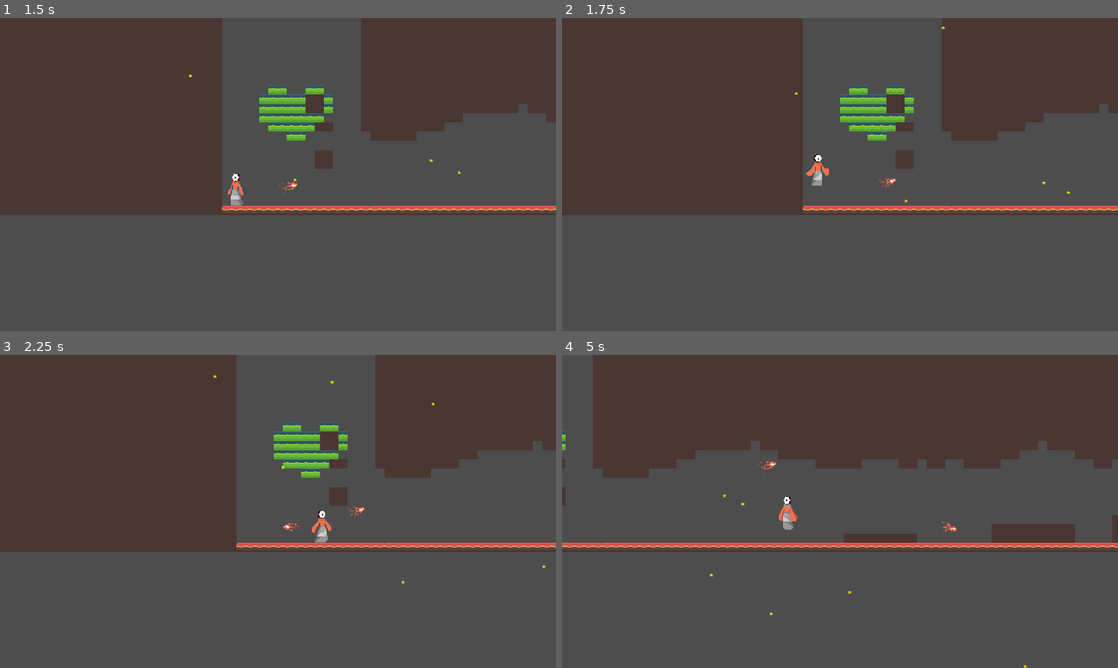
Above: before the commit, frames 1-4 (two rows, left to right).
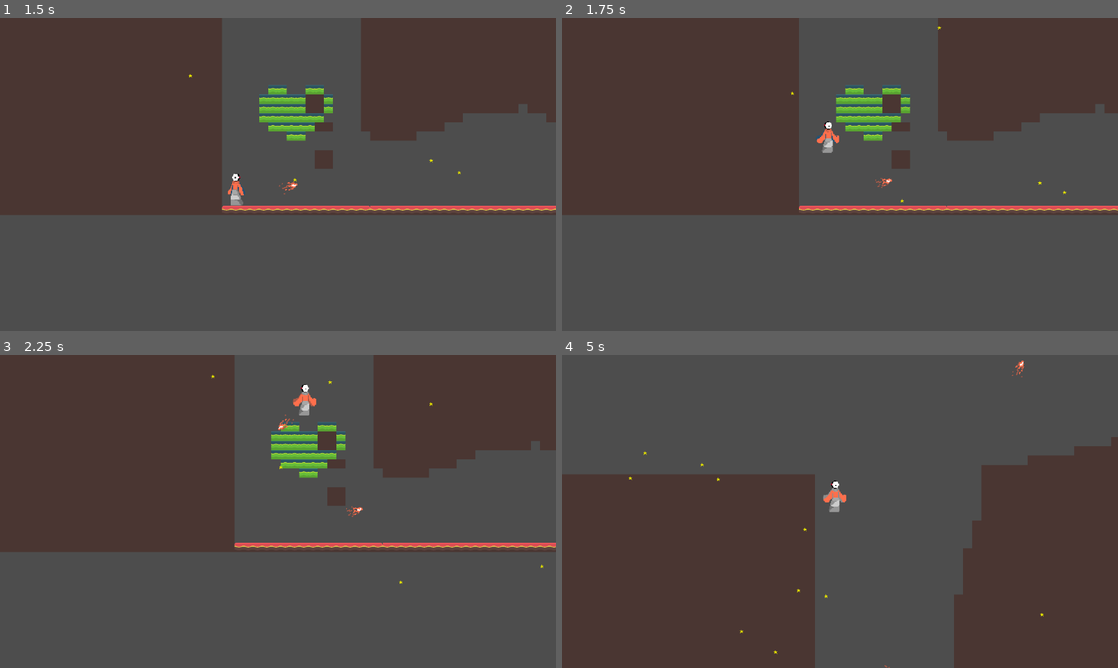
Above: after the commit, the same moments.

Repository: unsaltedkale/Quilt
Game: Godot game, scene res://TitleScreen.tscn
Same seed, same stepped clock (60 frames per second), same inputs: the game is played once before the commit and once after it. The engine's default icon, where the game draws it, is replaced by a stand-in: a white triangle on a blue panel in a dark square. Sound files missing from this copy of the repository are replaced by a short silence.
Inputs (mouse positions are in pixels of both pictures, inside the frame that each line leads up to):
- Up to frame 1 (1.5 s): click "PLAY" at 0.5 s; move the mouse to (400, 158) at 1.27 s; hold D (move_right) from 1.28 s (still down); click (400, 158) at 1.35 s
- Up to frame 2 (1.75 s): keep holding D (move_right); tap Space (jump) at 1.52 s; tap S (crouch, bound only after the commit) at 1.55 s
- Up to frame 3 (2.25 s): keep holding D (move_right); tap Space (jump) at 1.82 s; move the mouse to (166, 527) at 2.02 s; tap S (crouch, bound only after the commit) at 2.1 s; click (166, 527) at 2.17 s
- Up to frame 4 (5 s): tap Space (jump) at 2.27, 2.3, 2.57, 2.85, 3.77, 4.07, 4.52, 4.55, 4.82 s; move the mouse to (895, 442) at 2.77 s; release D (move_right) at 2.78 s; hold A (move_left) 2.78-3.53 s; click (895, 442) at 3.05 s; move the mouse to (812, 574) at 3.52 s; hold D (move_right) from 3.53 s (still down); click (812, 574) at 3.6 s; tap S (crouch, bound only after the commit) at 3.8 s; move the mouse to (1006, 558) at 4.27 s; tap E (interact) at 4.35 s; click (1006, 558) at 4.42 s

Frame 1 is identical in both runs. In frame 2, 2.2% of the frame differs, in the area x 41-100%, y 0-62%; in frame 3, 1.5%; in frame 4, 76%, in the area x 0-100%, y 0-100%.

Commit message:
player crouch base

Diff:
--- /dev/null
+++ b/Emily WIP/Scenes/crouch_component.tscn
@@ -0,0 +1,7 @@
+[gd_scene load_steps=2 format=3 uid="uid://cxli8ina6vjl"]
+
+[ext_resource type="Script" uid="uid://bbk4xcidfaa0f" path="res://Emily WIP/Scripts/crouch_component.gd" id="1_8dt8r"]
+
+[node name="CrouchComponent" type="Node" node_paths=PackedStringArray("crouch_component")]
+script = ExtResource("1_8dt8r")
+crouch_component = NodePath(".")
--- a/Emily WIP/Scenes/player.tscn
+++ b/Emily WIP/Scenes/player.tscn
@@ -20,6 +20,7 @@
 [ext_resource type="Texture2D" uid="uid://cjfqi2ftbtkcu" path="res://Art/Phlo Spritesheet Land.png" id="16_1nwdr"]
 [ext_resource type="Script" uid="uid://b6ayyknk74g5a" path="res://Alex's Folder/recolor_sprite_thingy.gd" id="18_33mbb"]
 [ext_resource type="PackedScene" uid="uid://bnnt61bxtj5x8" path="res://Elena/Scenes/wall_stick_component.tscn" id="19_33mbb"]
+[ext_resource type="PackedScene" uid="uid://cxli8ina6vjl" path="res://Emily WIP/Scenes/crouch_component.tscn" id="21_1nwdr"]
 
 [sub_resource type="CapsuleShape2D" id="CapsuleShape2D_x8qdn"]
 radius = 4.75
@@ -466,7 +467,7 @@
 [sub_resource type="RectangleShape2D" id="RectangleShape2D_33mbb"]
 size = Vector2(38, 44)
 
-[node name="Player" type="CharacterBody2D" node_paths=PackedStringArray("gravity_component", "input_component", "movement_component", "jump_component", "recoil_component", "wall_stick_component") groups=["Player"]]
+[node name="Player" type="CharacterBody2D" node_paths=PackedStringArray("gravity_component", "input_component", "movement_component", "jump_component", "recoil_component", "wall_stick_component", "crouch_component") groups=["Player"]]
 collision_mask = 6145
 script = ExtResource("1_jfghr")
 gravity_component = NodePath("GravityComponent")
@@ -475,6 +476,7 @@
 jump_component = NodePath("JumpComponent")
 recoil_component = NodePath("RecoilComponent")
 wall_stick_component = NodePath("WallStickComponent")
+crouch_component = NodePath("CrouchComponent")
 
 [node name="CollisionShape2D" type="CollisionShape2D" parent="."]
 scale = Vector2(3.8, 3.8)
@@ -507,6 +509,8 @@
 
 [node name="WallStickComponent" parent="." instance=ExtResource("19_33mbb")]
 
+[node name="CrouchComponent" parent="." instance=ExtResource("21_1nwdr")]
+
 [node name="Area2D" type="Area2D" parent="."]
 
 [node name="CollisionShape2D3" type="CollisionShape2D" parent="Area2D"]
--- /dev/null
+++ b/Emily WIP/Scripts/crouch_component.gd
@@ -0,0 +1,13 @@
+extends Node
+class_name CrouchComponent
+@export var crouch_component: CrouchComponent
+@onready var player = $".."
+
+
+func handle_crouch(body: CharacterBody2D, direction: float) -> void:
+	if Input.is_action_just_pressed("crouch"):
+		player.scale.y *= .75
+		print("is crouching")
+	if Input.is_action_just_released("crouch"):
+		player.scale.y /= .75
+		print("stopped crouching")
--- a/Emily WIP/Scripts/input_component.gd
+++ b/Emily WIP/Scripts/input_component.gd
@@ -11,3 +11,6 @@
 
 func get_shoot_input() -> bool:
 	return Input.is_action_just_pressed("fire_projectile")
+
+func get_crouch_input() -> bool:
+	return Input.is_action_just_pressed("crouch")
--- a/Emily WIP/Scripts/jump_component.gd
+++ b/Emily WIP/Scripts/jump_component.gd
@@ -5,13 +5,13 @@
 @export var jump_velocity: float = -950.0 #change
 @export var wall_jump_vel: float = -2000
 var wall_jump_push: float = -1000
-var dist_from_ground: float = 10
+var dist_from_ground: float = 10 # vector2.distance_to(tilemap)
 
 func handle_jump(body: CharacterBody2D, want_to_jump:bool) -> void:
 	if Input.is_action_just_pressed("jump"):
 		if body.is_on_floor():
 			body.velocity.y = jump_velocity
-		if dist_from_ground > 10:
+		if dist_from_ground > 2:
 			print("distance from ground is: ", dist_from_ground)
 			if body.is_on_wall() and Input.is_action_pressed("move_right"):
 				body.velocity.y = wall_jump_vel
--- a/Emily WIP/Scripts/movement_component.gd
+++ b/Emily WIP/Scripts/movement_component.gd
@@ -2,7 +2,7 @@
 extends Node
 
 @export_subgroup("Settings")
-@export var speed: float = 600 #change
+@export var speed: float = 300 #change
 @export var jump_component: JumpComponent
 
 var previous_velocity = 0
--- a/Emily WIP/Scripts/player.gd
+++ b/Emily WIP/Scripts/player.gd
@@ -7,6 +7,7 @@
 @export var jump_component: JumpComponent
 @export var recoil_component: RecoilComponent
 @export var wall_stick_component: WallStickComponent
+@export var crouch_component: CrouchComponent
 @onready var projectile_scene = preload("res://Emily WIP/Scenes/red_projectile.tscn")
 
 var health_script: Node
@@ -45,6 +46,7 @@
 	if not is_phlo:
 		recoil_component.handle_recoil(self, input_component.get_shoot_input())
 	wall_stick_component.handle_wall(self, delta)
+	crouch_component.handle_crouch(self, input_component.get_crouch_input())
 
 	move_and_slide()
 	if is_on_floor():
--- a/Emily WIP/Scripts/recoil_component.gd
+++ b/Emily WIP/Scripts/recoil_component.gd
@@ -6,11 +6,12 @@
 var can_shoot
 var force : Vector2 = Vector2(3000,4000)
 var player_direction
+var joystick_direction = Input.get_vector("recoil_left","recoil_right","recoil_up","recoil_down")
 
 func handle_recoil(body: CharacterBody2D, direction: float):
 	can_shoot = body.can_shoot
 	if Input.is_action_just_pressed("fire_projectile") and can_shoot:
-		player_direction = body.get_local_mouse_position().normalized()
+		player_direction = body.get_local_mouse_position().normalized() #+ body.joystick_direction.normalized()
 		body.velocity -= player_direction * force
 
-		print("player direction ", player_direction, "player act pos ", body.global_position)
+		#print("player direction ", player_direction, "player act pos ", body.global_position)
--- a/project.godot
+++ b/project.godot
@@ -33,16 +33,21 @@
 move_right={
 "deadzone": 0.2,
 "events": [Object(InputEventKey,"resource_local_to_scene":false,"resource_name":"","device":-1,"window_id":0,"alt_press …(192 unchanged characters)…
+, Object(InputEventJoypadButton,"resource_local_to_scene":false,"resource_name":"","device":-1,"button_index":14,"pressure":0.0,"pressed":false,"script":null)
+, Object(InputEventJoypadMotion,"resource_local_to_scene":false,"resource_name":"","device":-1,"axis":0,"axis_value":1.0,"script":null)
 ]
 }
 move_left={
 "deadzone": 0.2,
 "events": [Object(InputEventKey,"resource_local_to_scene":false,"resource_name":"","device":-1,"window_id":0,"alt_press …(191 unchanged characters)…
+, Object(InputEventJoypadButton,"resource_local_to_scene":false,"resource_name":"","device":-1,"button_index":13,"pressure":0.0,"pressed":false,"script":null)
+, Object(InputEventJoypadMotion,"resource_local_to_scene":false,"resource_name":"","device":-1,"axis":0,"axis_value":-1.0,"script":null)
 ]
 }
 jump={
 "deadzone": 0.2,
 "events": [Object(InputEventKey,"resource_local_to_scene":false,"resource_name":"","device":-1,"window_id":0,"alt_press …(191 unchanged characters)…
+, Object(InputEventJoypadButton,"resource_local_to_scene":false,"resource_name":"","device":-1,"button_index":0,"pressure":0.0,"pressed":false,"script":null)
 ]
 }
 fire_projectile={
@@ -53,5 +58,32 @@
 interact={
 "deadzone": 0.2,
 "events": [Object(InputEventKey,"resource_local_to_scene":false,"resource_name":"","device":0,"window_id":0,"alt_presse …(189 unchanged characters)…
+, Object(InputEventJoypadButton,"resource_local_to_scene":false,"resource_name":"","device":-1,"button_index":2,"pressure":0.0,"pressed":false,"script":null)
 ]
 }
+crouch={
+"deadzone": 0.2,
+"events": [Object(InputEventKey,"resource_local_to_scene":false,"resource_name":"","device":-1,"window_id":0,"alt_pressed":false,"shift_pressed":false,"ctrl_pressed":false,"meta_pressed":false,"pressed":false,"keycode":0,"physical_keycode":83,"key_label":0,"unicode":115,"location":0,"echo":false,"script":null)
+, Object(InputEventJoypadButton,"resource_local_to_scene":false,"resource_name":"","device":-1,"button_index":10,"pressure":0.0,"pressed":false,"script":null)
+]
+}
+recoil_left={
+"deadzone": 0.2,
+"events": [Object(InputEventJoypadMotion,"resource_local_to_scene":false,"resource_name":"","device":-1,"axis":2,"axis_value":-1.0,"script":null)
+]
+}
+recoil_right={
+"deadzone": 0.2,
+"events": [Object(InputEventJoypadMotion,"resource_local_to_scene":false,"resource_name":"","device":-1,"axis":2,"axis_value":1.0,"script":null)
+]
+}
+recoil_up={
+"deadzone": 0.2,
+"events": [Object(InputEventJoypadMotion,"resource_local_to_scene":false,"resource_name":"","device":-1,"axis":3,"axis_value":-1.0,"script":null)
+]
+}
+recoil_down={
+"deadzone": 0.2,
+"events": [Object(InputEventJoypadMotion,"resource_local_to_scene":false,"resource_name":"","device":-1,"axis":3,"axis_value":1.0,"script":null)
+]
+}
Not shown: 1 places in Emily WIP/Scenes/player.tscn that only renumber resources
Not shown, added: Emily WIP/Scripts/crouch_component.gd.uid
